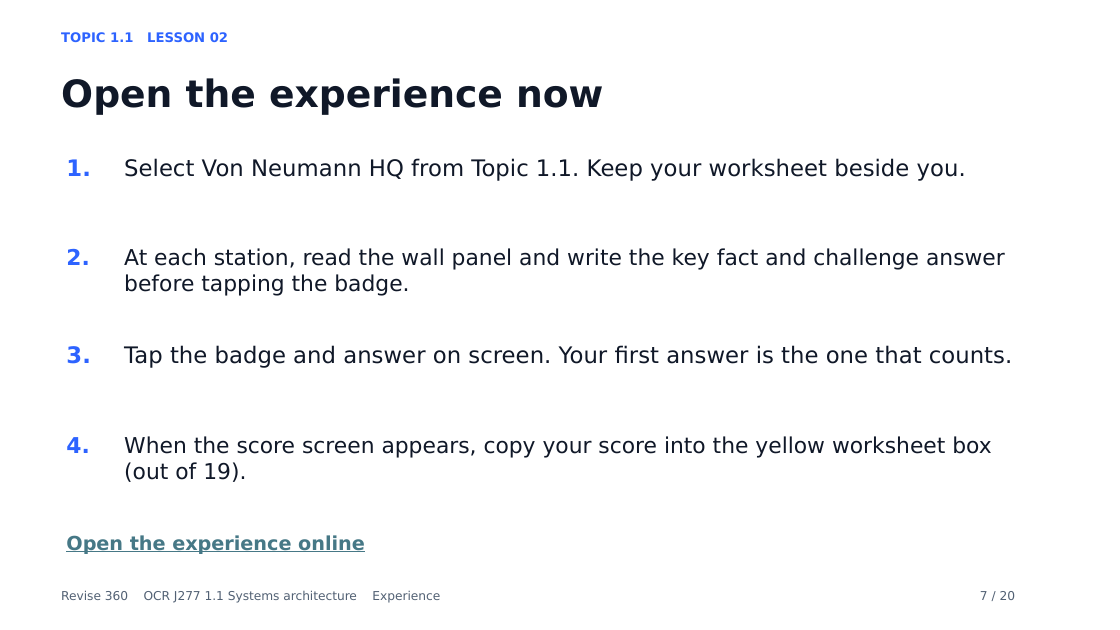
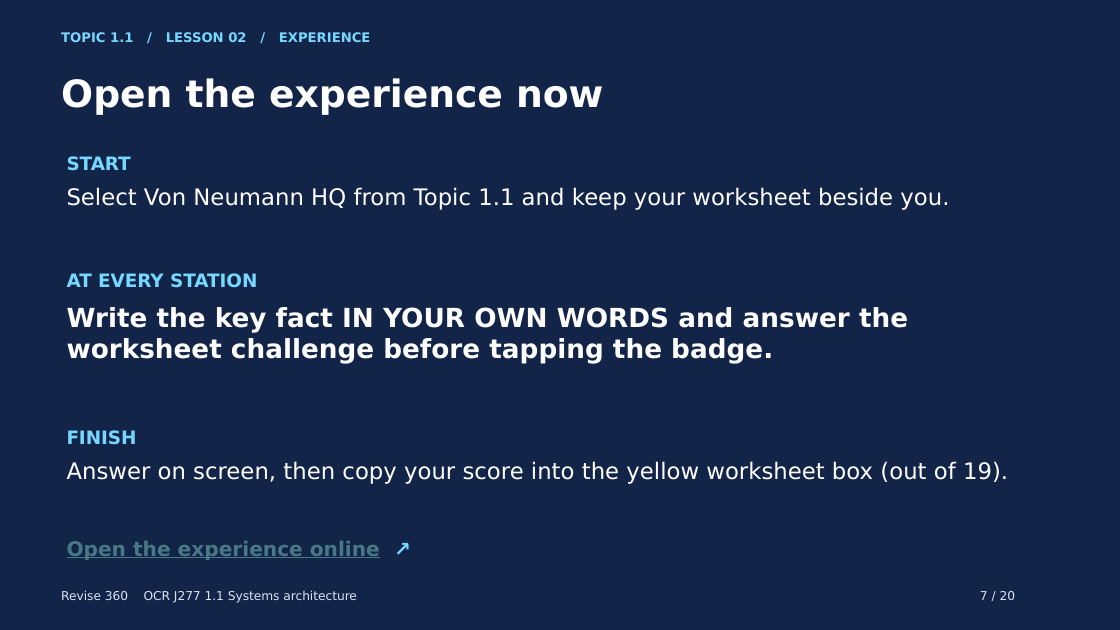
Before and after one commit to MrP-CS/Revise360, a slide deck: slide 7 of presentations/SA_L02_VonNeumannHQ_Lesson.pptx. Drawn at 1120x630 pixels with LibreOffice and Linux fonts; fonts in the diff are those of the drawing. Boxes give left, top, right and bottom in pixels: in the first picture for what was removed or moved away, otherwise in the second. Text is boxed around its words. In the diff, an @@ line names an element or a change of style, - is before the commit and + after.

Commit message:
Refine Topic 1.1 lesson decks and teaching flow

```diff
--- a/presentations/SA_L02_VonNeumannHQ_Lesson.pptx
+++ b/presentations/SA_L02_VonNeumannHQ_Lesson.pptx
@@ background #FFFFFF to #122448 @@
@@ text at box(61, 32, 371, 42): text changed; text colour #2D63FF to #77D8FF @@
-TOPIC 1.1 LESSON 02
+TOPIC 1.1 / LESSON 02 / EXPERIENCE
@@ text "Open the experience now" at box(61, 78, 603, 115): text colour #101828 to #FFFFFF @@
@@ text at box(67, 156, 131, 171): text changed; size 19.5 to 15.8 pt; text colour #2D63FF to #77D8FF @@
-1.
+START
@@ text at box(67, 187, 949, 210): text changed; text colour #101828 to #FFFFFF @@
-Select Von Neumann HQ from Topic 1.1. Keep your worksheet beside you.
+Select Von Neumann HQ from Topic 1.1 and keep your worksheet beside you.
@@ text removed at box(66, 249, 89, 265) @@
-2.
@@ text added at box(67, 273, 257, 288), 15.8 pt, text #77D8FF, bold @@
+AT EVERY STATION
@@ text at box(67, 307, 908, 364): text changed; size 18.8 to 22.5 pt; text colour #101828 to #FFFFFF; bold on @@
-At each station, read the wall panel and write the key fact and challenge answer before tapping the badge.
+Write the key fact IN YOUR OWN WORDS and answer the worksheet challenge before tapping the badge.
@@ text removed at box(66, 346, 90, 364) @@
-3.
@@ text removed at box(124, 345, 1012, 368) @@
-Tap the badge and answer on screen. Your first answer is the one that counts.
@@ text removed at box(66, 437, 89, 453) @@
-4.
@@ text added at box(67, 430, 137, 445), 15.8 pt, text #77D8FF, bold @@
+FINISH
@@ text at box(67, 461, 1008, 484): text changed; size 18.8 to 19.5 pt; text colour #101828 to #FFFFFF @@
-When the score screen appears, copy your score into the yellow worksheet box (out of 19).
+Answer on screen, then copy your score into the yellow worksheet box (out of 19).
@@ text at box(67, 541, 380, 560): text changed; size 16.5 to 17.2 pt @@
-Open the experience online
+Open the experience online ↗
@@ text at box(61, 590, 357, 603): text changed; text colour #526174 to #D7E4F3 @@
-Revise 360 OCR J277 1.1 Systems architecture Experience
+Revise 360 OCR J277 1.1 Systems architecture
@@ text "7 / 20" at box(980, 591, 1016, 600): text colour #526174 to #D7E4F3 @@
```
Also in this commit, not shown: 19 other slides changed, 4 other files.
